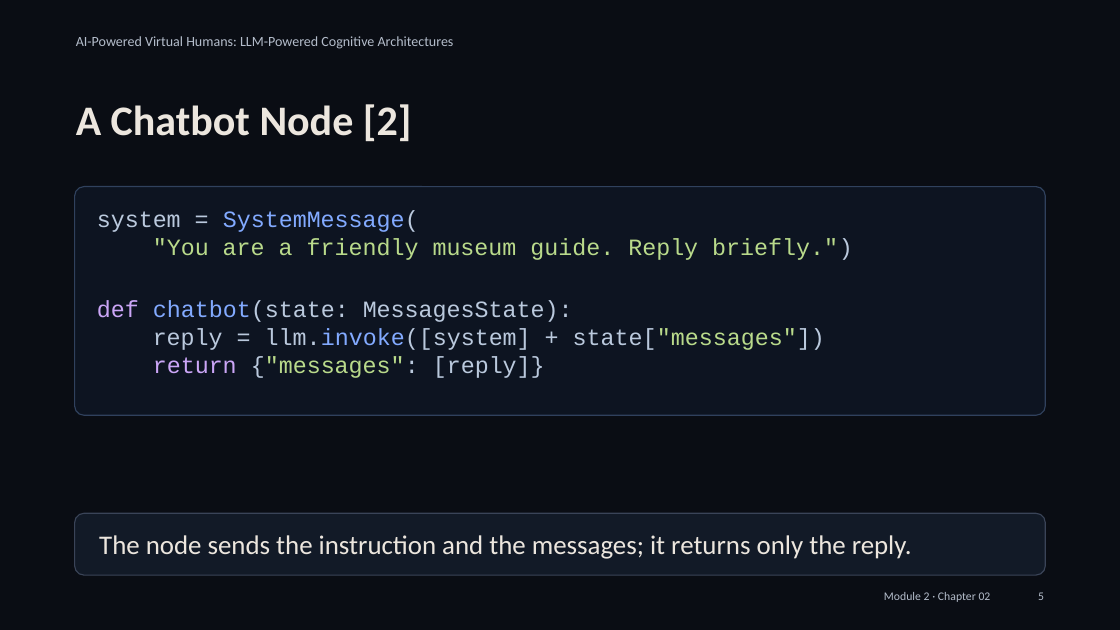
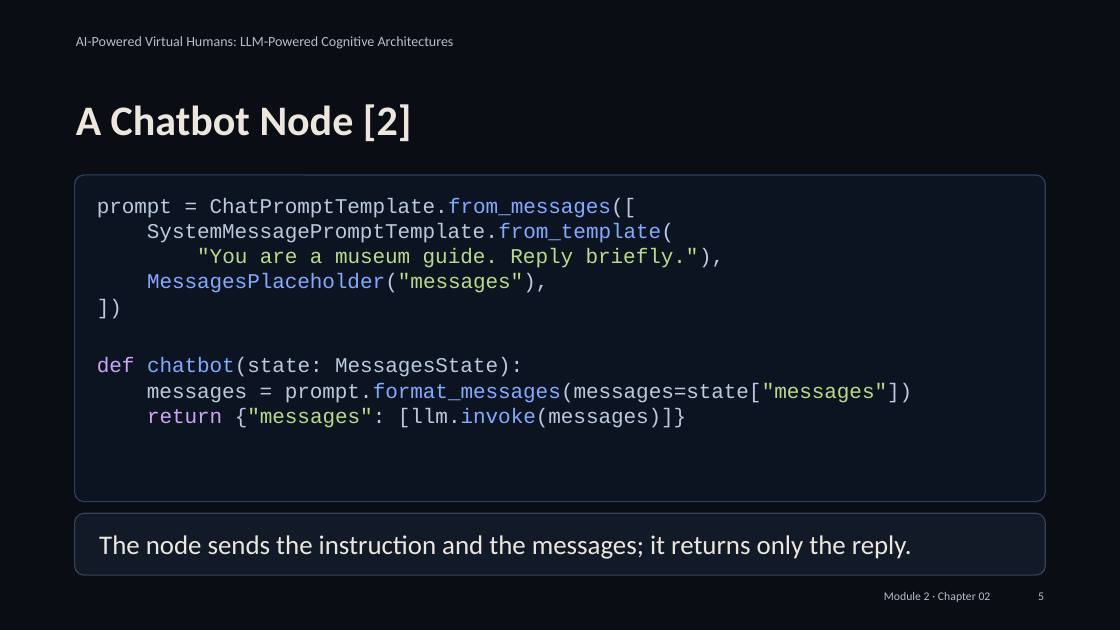
Before and after one commit to alessandropec/virtual-humans-cognitive-architectures, a slide deck: slide 5 of virtual_human_course/Module_2/Chapter_02/Slides/Module_2_Chapter_02_Building_Stateful_Agents_with_Memory.pptx. Drawn at 1120x630 pixels with LibreOffice and Linux fonts; fonts in the diff are those of the drawing. Boxes give left, top, right and bottom in pixels: in the first picture for what was removed or moved away, otherwise in the second. Text is boxed around its words. In the diff, an @@ line names an element or a change of style, - is before the commit and + after.

Commit message:
Align course prompts, memory exercises and slides for Module 2 lesson

```diff
--- a/virtual_human_course/Module_2/Chapter_02/Slides/Module_2_Chapter_02_Building_Stateful_Agents_with_Memory.pptx
+++ b/virtual_human_course/Module_2/Chapter_02/Slides/Module_2_Chapter_02_Building_Stateful_Agents_with_Memory.pptx
@@ rounded rectangle resized from (x1=75, y1=187, x2=1046, y2=416) to (x1=75, y1=175, x2=1046, y2=502) @@
@@ rounded rectangle at (x1=75, y1=175, x2=1046, y2=502): proportions changed @@
@@ text "prompt = ChatPromptTemplate.from_messages([" moved from (x1=97, y1=210, x2=853, y2=378) to (x1=97, y1=198, x2=913, y2=428) @@
@@ text at (x1=97, y1=198, x2=724, y2=293): text changed; size 15 to 13.5 pt; text colour #B9DA8B to #BAC9DD @@
-system = SystemMessage(
-"You are a friendly museum guide. Reply briefly.")
+prompt = ChatPromptTemplate.from_messages([
+SystemMessagePromptTemplate.from_template(
+"You are a museum guide. Reply briefly."),
+MessagesPlaceholder("messages"),
+])
@@ text at (x1=97, y1=357, x2=523, y2=377): size 15 to 13.5 pt in "def chatbot(state: MessagesState):" @@
@@ text at (x1=147, y1=383, x2=913, y2=428): text changed; size 15 to 13.5 pt @@
-reply = llm.invoke([system] + state["messages"])
-return {"messages": [reply]}
+messages = prompt.format_messages(messages=state["messages"])
+return {"messages": [llm.invoke(messages)]}
```
Also in this commit, not shown: 3 other slides changed, 17 other files.
